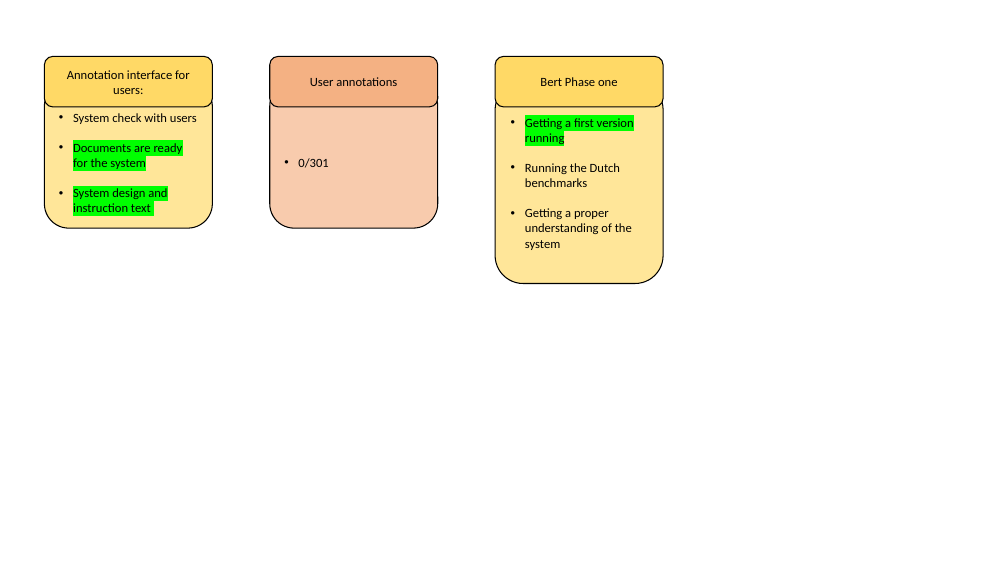
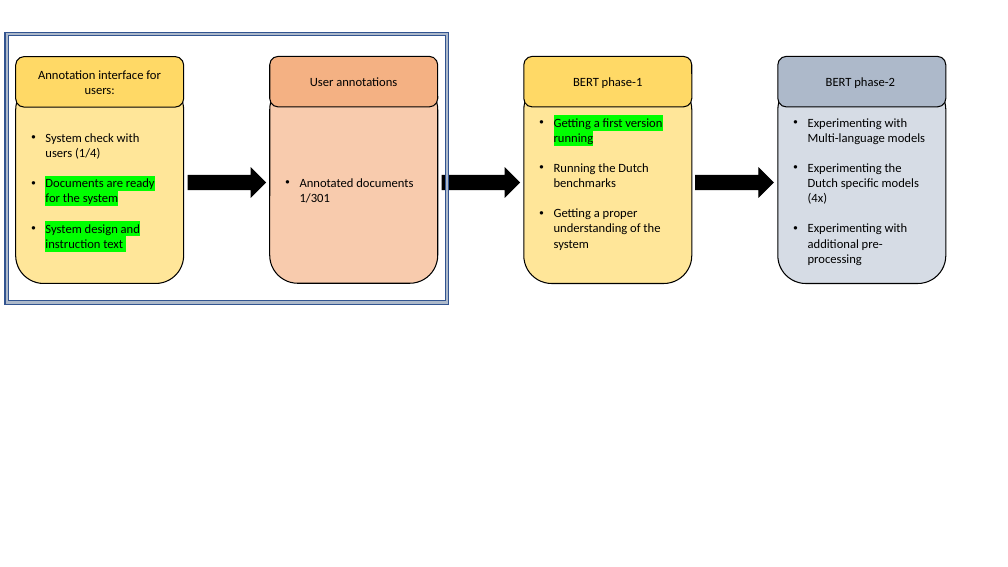
Before and after one commit to JesherA/AcExSy, a slide deck: slide 15 of Supporting_files/Weekly_thesis_meeting.pptx (slide 3 before the commit). Drawn at 1008x567 pixels with LibreOffice and Linux fonts; fonts in the diff are those of the drawing. Boxes give left, top, right and bottom in pixels: in the first picture for what was removed or moved away, otherwise in the second. Text is boxed around its words. In the diff, an @@ line names an element or a change of style, - is before the commit and + after.

```diff
--- a/Supporting_files/Weekly_thesis_meeting.pptx
+++ b/Supporting_files/Weekly_thesis_meeting.pptx
@@ frame added at (5, 33, 449, 304), fill #ADB9CA, outline #325491 1 pt @@
@@ rounded rectangle "Annotation interface for users:": place and size @@
-rounded rectangle "Annotation interface for users:" at (45, 57, 212, 107)
+rounded rectangle "Annotation interface for users:" at (16, 57, 184, 107)
@@ rounded rectangle "BERT phase-1": place and size @@
-rounded rectangle "BERT phase-1" at (495, 57, 663, 107)
+rounded rectangle "BERT phase-1" at (524, 57, 692, 107)
@@ rounded rectangle added at (778, 57, 946, 107), fill #ADB9CA, outline #000000 1 pt, 12 pt, text #000000 @@
+BERT phase-2
@@ rounded rectangle "System check with users (1/4)": place and size @@
-rounded rectangle "System check with users (1/4)" at (45, 82, 212, 228)
+rounded rectangle "System check with users (1/4)" at (16, 82, 184, 284)
@@ rounded rectangle "Annotated documents 1/301": place and size @@
-rounded rectangle "Annotated documents 1/301" at (270, 82, 438, 228)
+rounded rectangle "Annotated documents 1/301" at (270, 82, 438, 284)
@@ rounded rectangle "Getting a first version running": place and size @@
-rounded rectangle "Getting a first version running" at (495, 82, 663, 284)
+rounded rectangle "Getting a first version running" at (524, 82, 692, 284)
@@ text in rounded rectangle at (573, 77, 643, 88): text changed @@
-Bert Phase one
+BERT phase-1
@@ rounded rectangle added at (778, 82, 946, 284), fill #D6DCE5, outline #000000 1 pt, 12 pt, text #000000 @@
+• Experimenting with Multi-language models
+• Experimenting the Dutch specific models (4x)
+• Experimenting with additional pre-processing
@@ text in rounded rectangle at (45, 133, 140, 159): text changed @@
-• System check with users
+• System check with users (1/4)
@@ right arrow added at (188, 169, 265, 197), fill #000000, outline #000000 1 pt @@
@@ text in rounded rectangle at (300, 178, 413, 203): text changed @@
-• 0/301
+• Annotated documents 1/301
@@ right arrow added at (442, 169, 520, 197), fill #000000, outline #000000 1 pt @@
@@ right arrow added at (696, 169, 773, 197), fill #000000, outline #000000 1 pt @@
```
Also in this commit, not shown: 3 other slides changed, 2 slides added, 6 other files.
